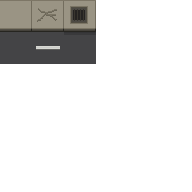
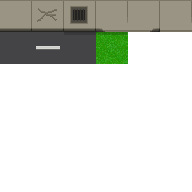
Revision of a layered 192 × 192 image; what changed, layer by layer:
painted on "Road" over (96, 0, 192, 64)
